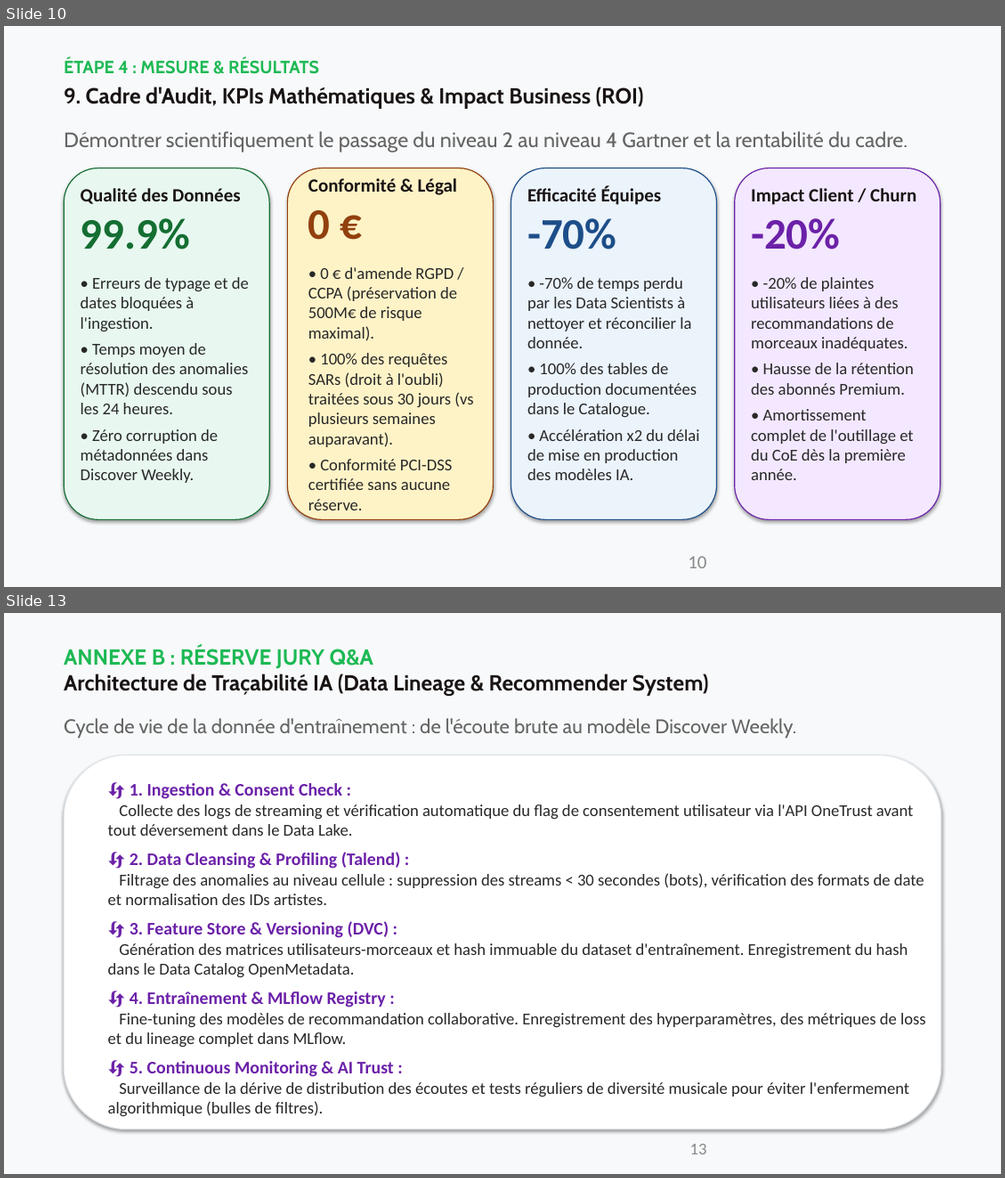
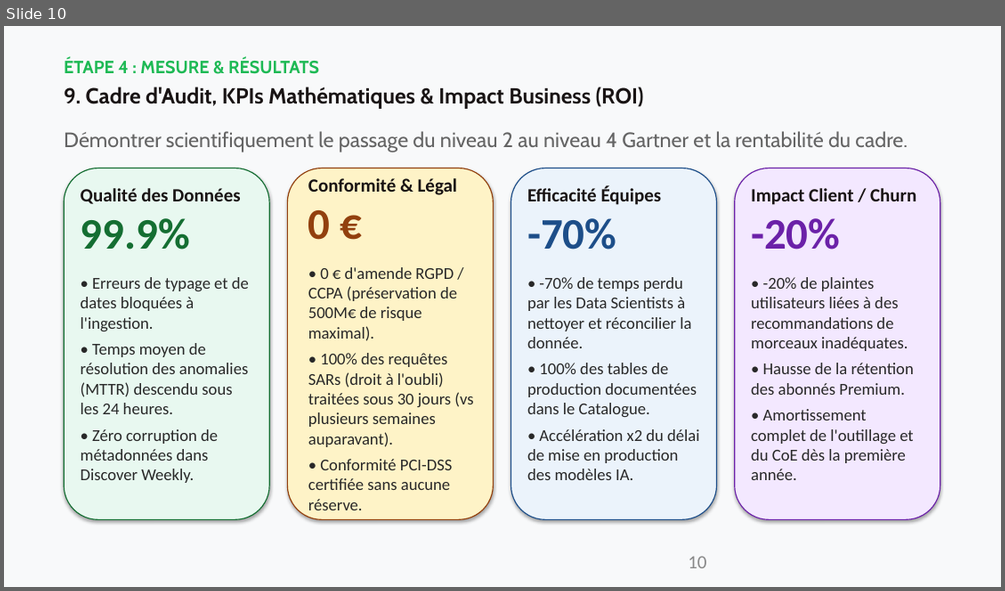
Before and after one commit to Elkristobal59/CERTIFICATION_AIA, a slide deck: 01_BLOC_1_GOUVERNANCE_SPOTIFY/LIVRABLES/04_Presentation_Executive_Gouvernance_Spotify.pptx. Shown one above the other, each under a label of ours: slides 10 and 13 before the commit, slide 10 after it; the slides between them are not shown. The pictures are 1005x1178 and 1005x591 pixels, drawn with LibreOffice and Linux fonts; fonts in the diff are those of the drawing. Boxes give left, top, right and bottom in pixels: in the first picture for what was removed or moved away, otherwise in the second. Text is boxed around its words. In the diff, an @@ line names an element or a change of style, - is before the commit and + after.

```diff
--- a/01_BLOC_1_GOUVERNANCE_SPOTIFY/LIVRABLES/04_Presentation_Executive_Gouvernance_Spotify.pptx
+++ b/01_BLOC_1_GOUVERNANCE_SPOTIFY/LIVRABLES/04_Presentation_Executive_Gouvernance_Spotify.pptx
@@ slide 13 removed at [4, 613, 1001, 1174], background #FFFFFF @@
@@ rectangle removed at [4, 613, 1001, 1174] @@
@@ text removed at [64, 646, 373, 669] @@
-ANNEXE B : RÉSERVE JURY Q&A
@@ text removed at [64, 674, 709, 696] @@
-Architecture de Traçabilité IA (Data Lineage & Recommender System)
@@ text removed at [64, 718, 796, 738] @@
-Cycle de vie de la donnée d'entraînement : de l'écoute brute au modèle Discover Weekly.
@@ rounded rectangle removed at [64, 755, 941, 1129] @@
@@ text removed at [108, 783, 926, 1116] @@
-🔄 1. Ingestion & Consent Check :
-Collecte des logs de streaming et vérification automatique du flag de consentement utilisateur via l'API OneTrust avant tout déversement dans le Data Lake.
-🔄 2. Data Cleansing & Profiling (Talend) :
-Filtrage des anomalies au niveau cellule : suppression des streams < 30 secondes (bots), vérification des formats de date et normalisation des IDs artistes.
-🔄 3. Feature Store & Versioning (DVC) :
-Génération des matrices utilisateurs-morceaux et hash immuable du dataset d'entraînement. Enregistrement du hash dans le Data Catalog OpenMetadata.
-🔄 4. Entraînement & MLflow Registry :
-Fine-tuning des modèles de recommandation collaborative. Enregistrement des hyperparamètres, des métriques de loss et du lineage complet dans MLflow.
-🔄 5. Continuous Monitoring & AI Trust :
-Surveillance de la dérive de distribution des écoutes et tests réguliers de diversité musicale pour éviter l'enfermement algorithmique (bulles de filtres).
@@ page number removed at [690, 1143, 707, 1154] @@
-13
```
Also in this commit, not shown: 3 slides changed, 2 other slides removed.
